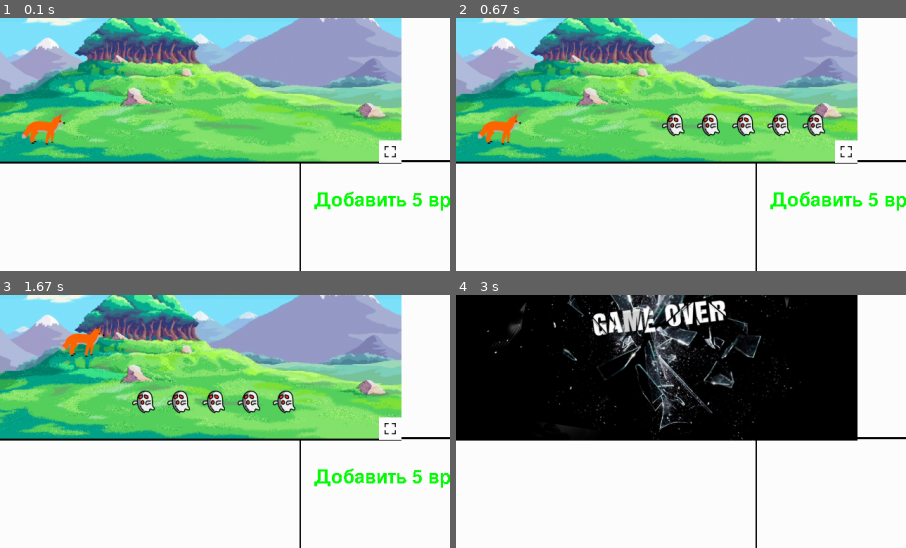
Above: before the commit, frames 1-4 (two rows, left to right).
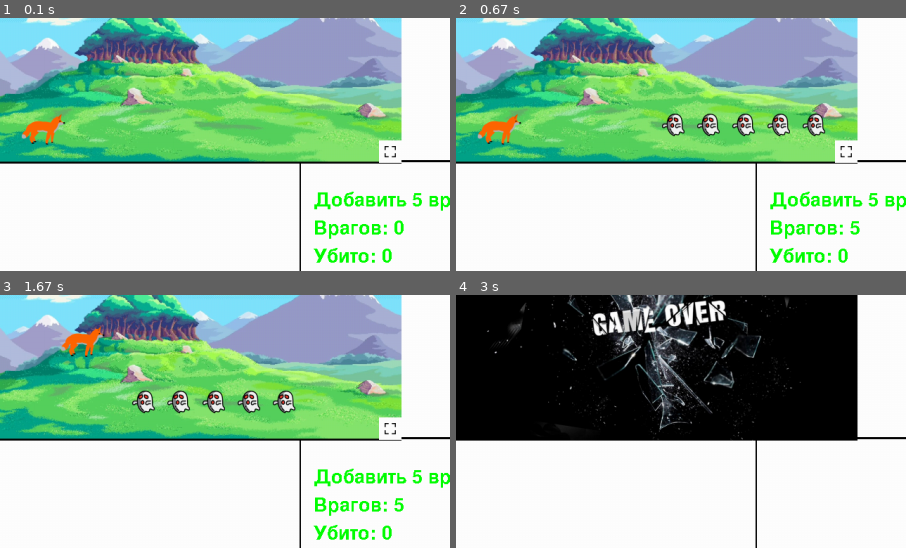
Above: after the commit, the same moments.

Repository: Anrull/Tamagotchi_pygame
Game: pygame game, started from main.py
The game is run twice, just before and just after one commit, with the same random seed, the same clock (stepped at 60 frames per second) and the same inputs.
Inputs:
- Up to frame 1 (0.1 s): type "1 (at the terminal prompt)" at 0 s; type "1 (at the terminal prompt)" at 0 s; type "1 (at the terminal prompt)" at 0 s
- Up to frame 2 (0.67 s): click "Добавить 5 врагов" at 0.42 s
- Up to frame 3 (1.67 s): hold Right 0.67-1.13 s; tap Space at 0.73, 1.03, 1.63 s; hold Right from 1.57 s (still down)
- Up to frame 4 (3 s): tap Space at 1.93, 2.7 s; release Right at 2.03 s; hold Left from 2.63 s (still down); tap F at 2.78 s
The pictures show only the part of the screen within x 0-50%, y 16-66%; the shares and areas given below are measured in that part.

The runs differ from the first frame. In frame 1, 1.1% of the frame differs, in the area x 69-90%, y 79-97%; in frame 2, 1.1%; in frame 3, 1.1%; in frame 4, nothing differs.

Commit message:
count enemies and count kills

Diff:
--- a/information_about_player.txt
+++ b/information_about_player.txt
@@ -1,3 +1,3 @@
-1000
-50
-300
+3391
+847
+4205
--- a/main.py
+++ b/main.py
@@ -9,6 +9,7 @@
 sys.stdout = open("information_about_player.txt", "r+")
 
 global_flag_of_death = False
+count_kill = 0
 
 
 class MainTamg:
@@ -110,7 +111,7 @@
         self.attack = attack
 
     def update(self, pos_player, player):
-        global global_flag_of_death
+        global global_flag_of_death, count_kill
 
         self.rect.x -= self.speed
 
@@ -122,6 +123,7 @@
             if self.health <= 0:
                 player.CP += 5
                 player.update_combat_power()
+                count_kill += 1
                 self.kill()
 
 
@@ -371,7 +373,15 @@
             if not global_flag_of_death:
                 if True: # Enemy, Fullscreen, etc
                     """Enemy, Fullscreen, etc{"""
+                    info_enemies_count = label.render(f"Врагов: {len(enemies)}", False, "green")
+                    info_enemies_count_rect = info_enemies_count.get_rect(topleft=(446, 400))
+
+                    info_enemies_count_kill = label.render(f"Убито: {count_kill}", False, "green")
+                    info_enemies_count_kill_rect = info_enemies_count.get_rect(topleft=(446, 440))
+
                     screen.blit(add_enemy5_button, add_enemy5_button_rect)
+                    screen.blit(info_enemies_count, info_enemies_count_rect)
+                    screen.blit(info_enemies_count_kill, info_enemies_count_kill_rect)
 
                     # for box in input_boxes:
                     #     box.update()
